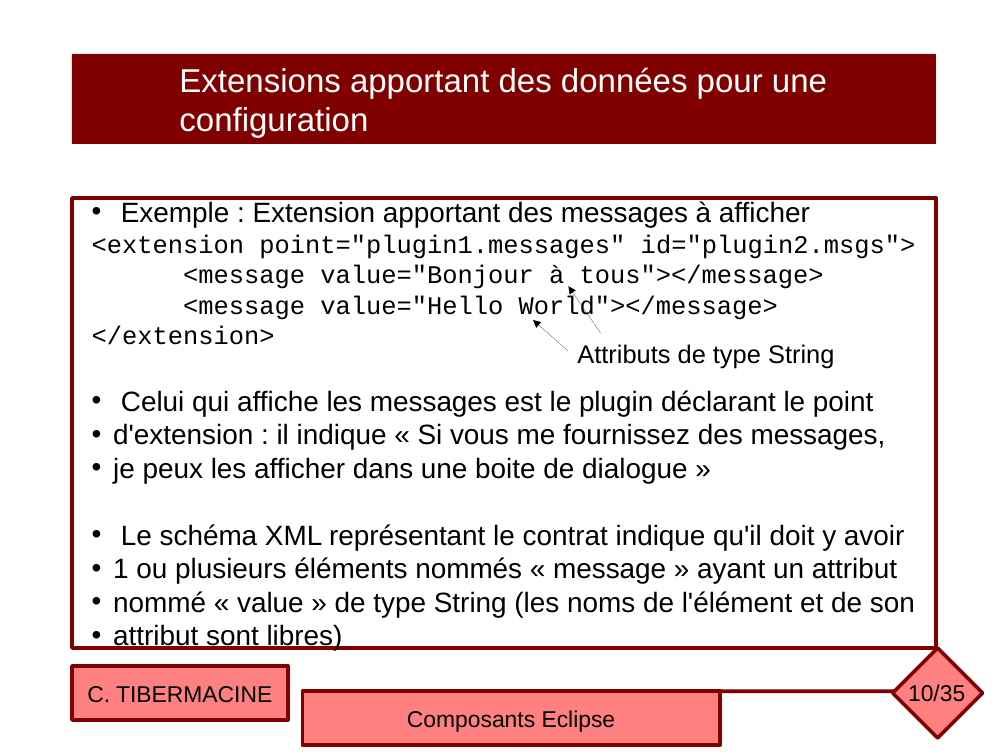
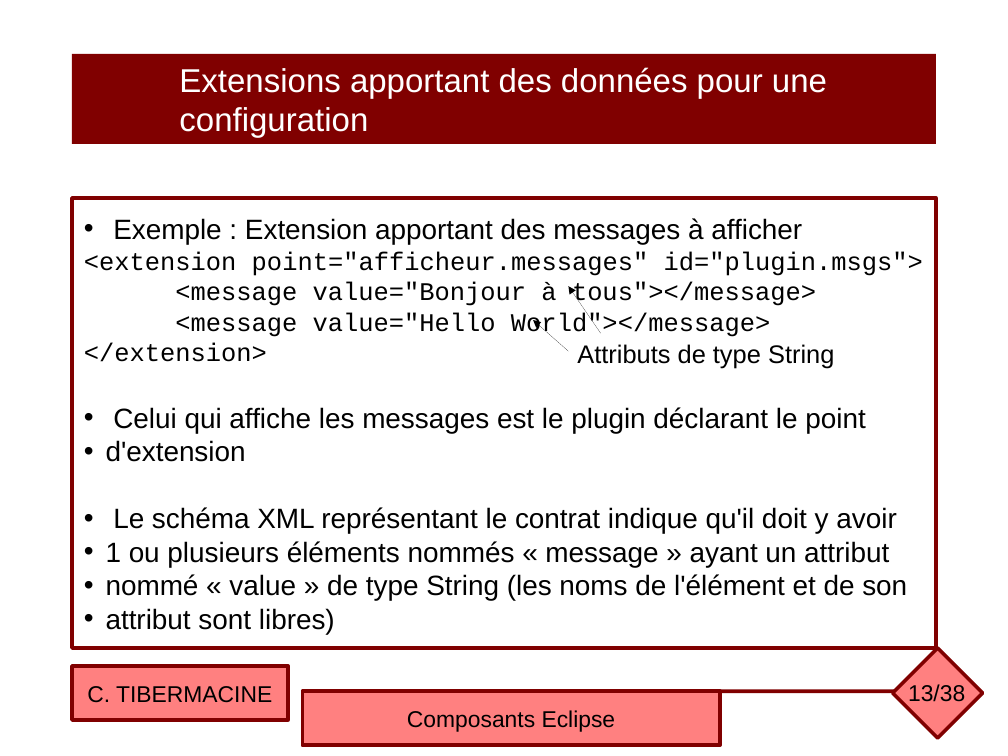
Before and after one commit to ctiber/composants, a slide deck: slide 13 of cours/cours4.odp (slide 10 before the commit). Drawn at 1008x756 pixels with LibreOffice and Linux fonts; fonts in the diff are those of the drawing. Boxes give left, top, right and bottom in pixels: in the first picture for what was removed or moved away, otherwise in the second. Text is boxed around its words. In the diff, an @@ line names an element or a change of style, - is before the commit and + after.

```diff
--- a/cours/cours4.odp
+++ b/cours/cours4.odp
@@ text in rectangle at (84, 251, 923, 276): text changed @@
-<extension point="plugin1.messages" id="plugin2.msgs">
+<extension point="afficheur.messages" id="plugin.msgs">
@@ text in rectangle at (106, 440, 246, 462): text changed @@
-• d'extension : il indique « Si vous me fournissez des messages,
-• je peux les afficher dans une boite de dialogue »
+• d'extension
@@ page number at (908, 684, 965, 707): text changed @@
-10/35
+13/38
```
Also in this commit, not shown: 20 other slides changed, 4 slides added, 1 slide removed, 1 other file.
